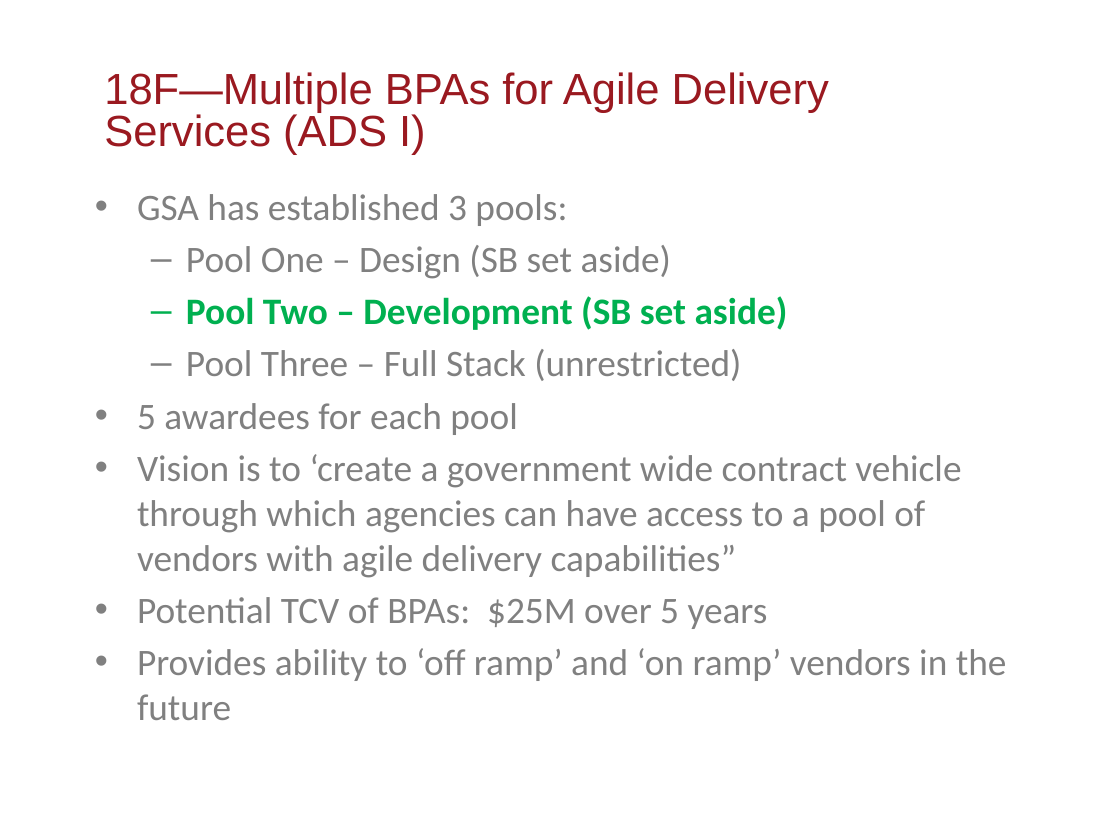
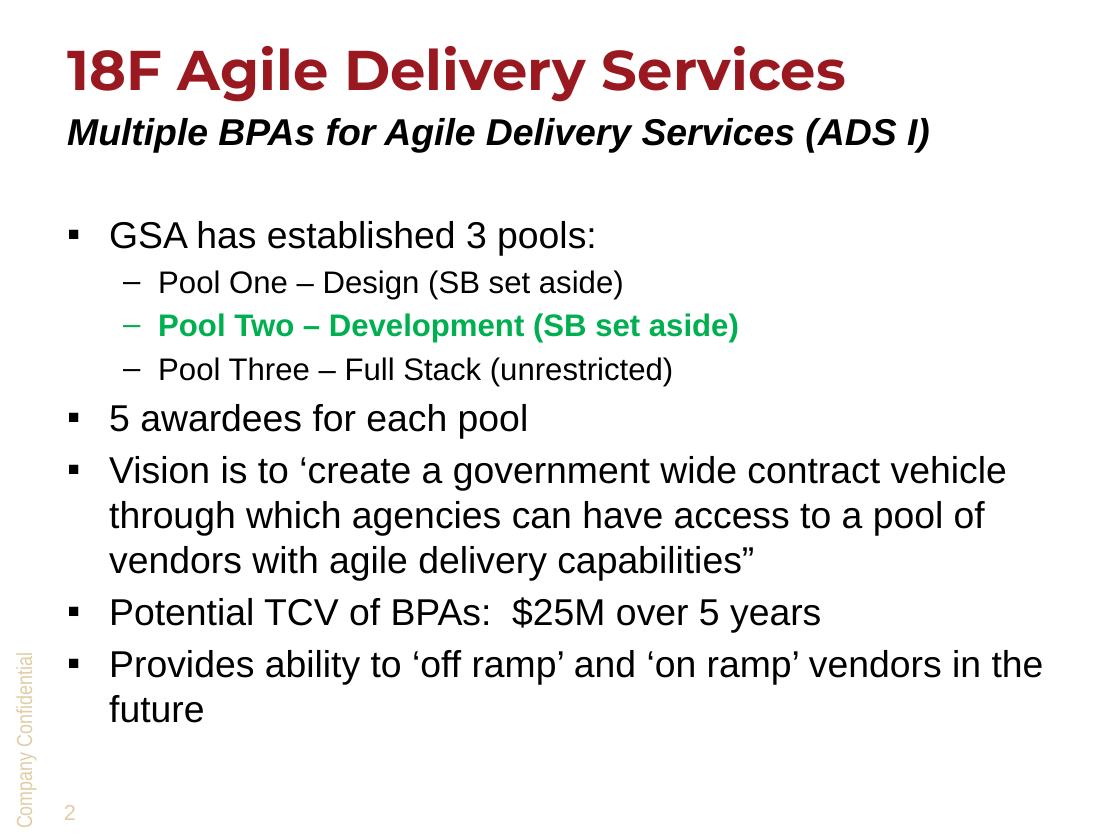
Before and after one commit to DevTechnology/DRIC, a slide deck: slide 2 of Appendix E-Approach Criteria Evidence/criteria A-1 GSA 18F kick off.pptx. Drawn at 1120x840 pixels with LibreOffice and Linux fonts; fonts in the diff are those of the drawing; background and template pictures are left out. Boxes give left, top, right and bottom in pixels: in the first picture for what was removed or moved away, otherwise in the second. Text is boxed around its words. In the diff, an @@ line names an element or a change of style, - is before the commit and + after.

Commit message:
Updated format

```diff
--- a/Appendix E-Approach Criteria Evidence/criteria A-1 GSA 18F kick off.pptx
+++ b/Appendix E-Approach Criteria Evidence/criteria A-1 GSA 18F kick off.pptx
@@ title added at <box>67,46,846,102</box>, 36 pt, text #9A1920, bold @@
+18F Agile Delivery Services
@@ text at <box>67,118,930,153</box>: text changed; size 28 to 24 pt; text colour #9A1920 to #000000; bold on; italic on @@
-18F—Multiple BPAs for Agile Delivery Services (ADS I)
+Multiple BPAs for Agile Delivery Services (ADS I)
@@ text "GSA has established 3 pools:": place and size @@
-text "GSA has established 3 pools:" at <box>137,194,1007,720</box>
+text "GSA has established 3 pools:" at <box>109,221,1044,723</box>
@@ text "GSA has established 3 pools:" at <box>109,221,1044,723</box>: font Calibri to Arial, text colour #808080 to #000000; size 24 to 20 pt in "Pool One – Design (SB set aside)", "Pool Two – Development (SB set aside)", "Pool Three – Full Stack (unrestricted)"; bullet • to ▪ @@
@@ text added at <box>12,662,37,827</box>, 14 pt, text #E0CDA6 @@
+Company Confidential
@@ page number added at <box>64,805,76,820</box>, 14 pt, text #E0CDA6 @@
+2
```
Also in this commit, not shown: 7 other slides changed.
